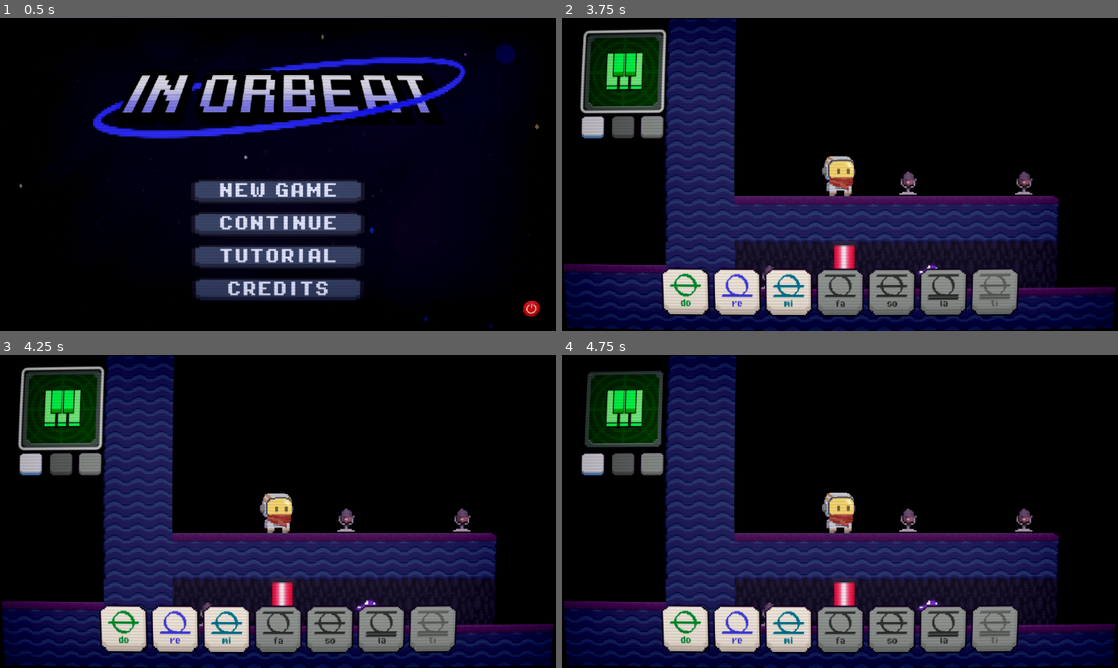
Above: before the commit, frames 1-4 (two rows, left to right).
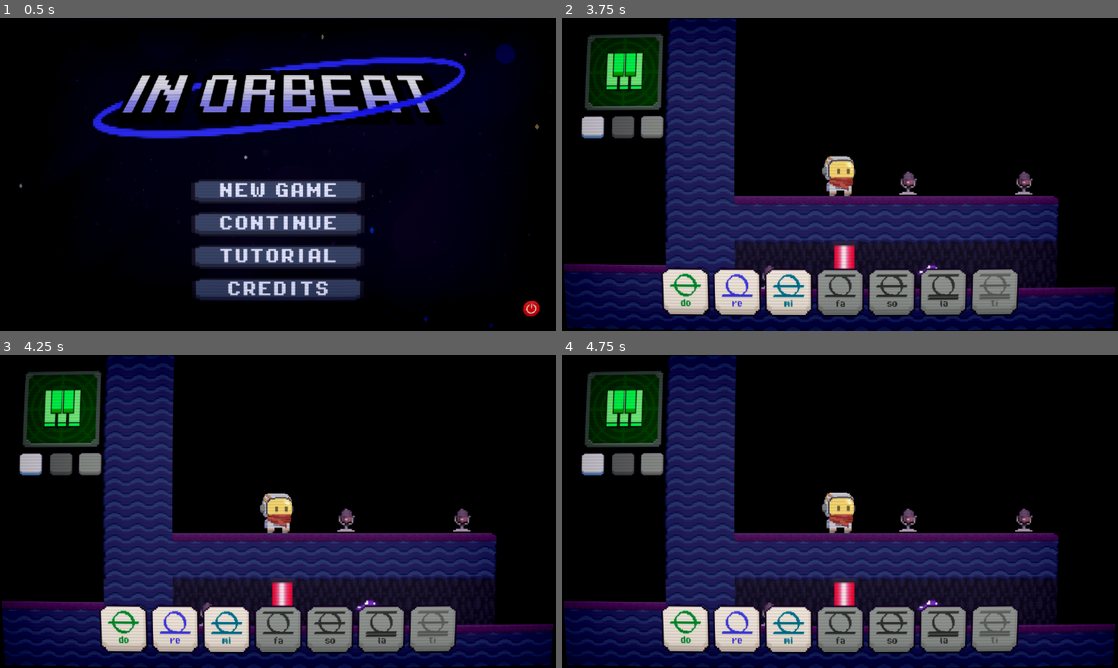
Above: after the commit, the same moments.

Repository: Washington99/musicplatformer
Game: Godot game, scene res://Scenes/main_menu.tscn
Same seed, same stepped clock (60 frames per second), same inputs: the game is played once before the commit and once after it. Sound files missing from this copy of the repository are replaced by a short silence.
Inputs (mouse positions are in pixels of both pictures, inside the frame that each line leads up to; where the layout moved, square brackets give the same spot in the first picture):
- Up to frame 1 (0.5 s): no input
- Up to frame 2 (3.75 s): click "NEW GAME" at 0.5 s; click "Do" at 1.25 s; click "Re" at 2 s; click "Mi" at 2.75 s; click (589, 127) [623, 71] at 3.5 s
- Up to frame 3 (4.25 s): no input
- Up to frame 4 (4.75 s): click (589, 464) at 4.25 s

Frame 1 is identical in both runs. In frame 2, 0.7% of the frame differs, in the area x 3-19%, y 3-31%; in frame 3, 0.7%; in frame 4, less than 0.1%.

Commit message:
Fixed instrument radar graphics reacting to being clicked

Diff:
--- a/Scenes/onscreen_keyboard.tscn
+++ b/Scenes/onscreen_keyboard.tscn
@@ -304,6 +304,8 @@
 "speed": 5.0
 }]
 
+[sub_resource type="StyleBoxEmpty" id="StyleBoxEmpty_ocemw"]
+
 [sub_resource type="SpriteFrames" id="SpriteFrames_sp2o7"]
 animations = [{
 "frames": [],
@@ -650,6 +652,8 @@
 offset_top = 8.0
 offset_right = 68.25
 offset_bottom = 62.0
+theme_override_styles/focus = SubResource("StyleBoxEmpty_ocemw")
+disabled = true
 
 [node name="Sprite2D" type="Sprite2D" parent="Control/Radar"]
 position = Vector2(27.5, 27.5)
Not shown: 1 places in Scenes/level_complete.tscn that only renumber resources
Not shown: 1 places in Scenes/onscreen_keyboard.tscn that only renumber resources
